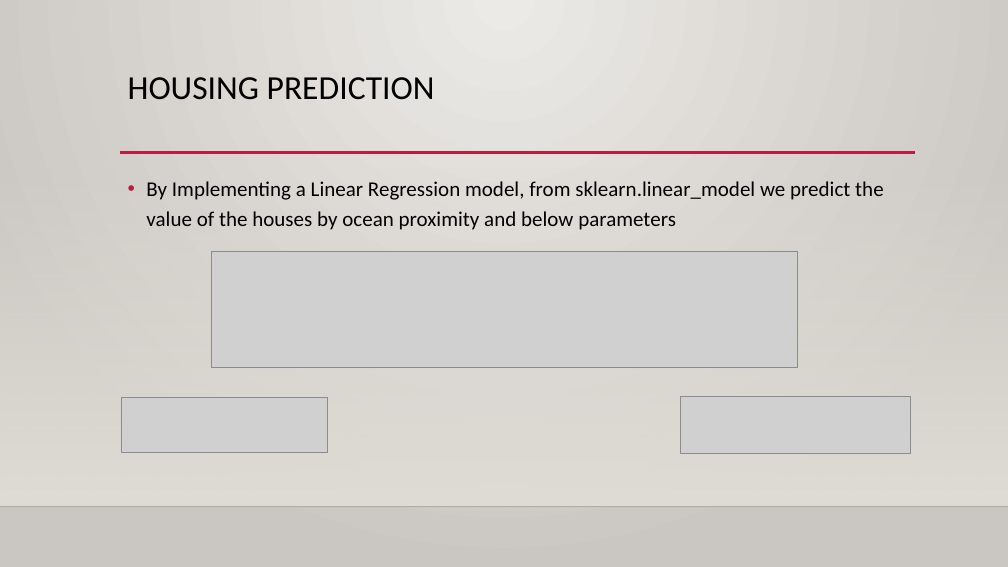
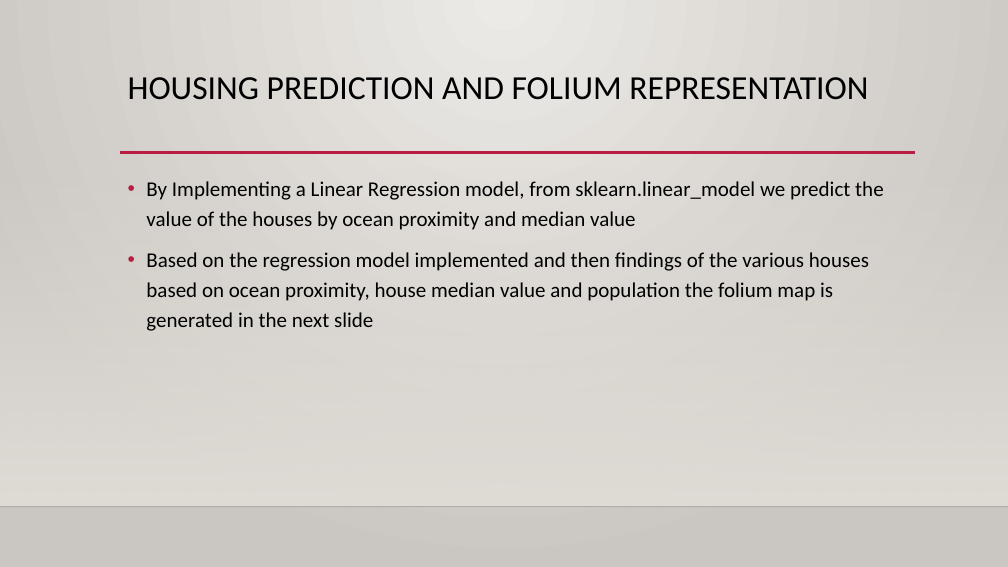
Before and after one commit to rjrnaik/Coursera_Capstone, a slide deck: slide 8 of Coursera_Capstone_Battle_of_the_neighbourhoods/Week2/RN_Final_Presentation.pptx. Drawn at 1008x567 pixels with LibreOffice and Linux fonts; fonts in the diff are those of the drawing; grey boxes stand for pictures; background and template pictures are left out. Boxes give left, top, right and bottom in pixels: in the first picture for what was removed or moved away, otherwise in the second. Text is boxed around its words. In the diff, an @@ line names an element or a change of style, - is before the commit and + after.

Commit message:
Made changed to PPT

```diff
--- a/Coursera_Capstone_Battle_of_the_neighbourhoods/Week2/RN_Final_Presentation.pptx
+++ b/Coursera_Capstone_Battle_of_the_neighbourhoods/Week2/RN_Final_Presentation.pptx
@@ title at [128, 77, 868, 100]: text changed @@
-HOUSING PREDICTION
+HOUSING PREDICTION AND FOLIUM REPRESENTATION
@@ text at [146, 181, 884, 331]: text changed @@
-• By Implementing a Linear Regression model, from sklearn.linear_model we predict the value of the houses by ocean proximity and below parameters
+• By Implementing a Linear Regression model, from sklearn.linear_model we predict the value of the houses by ocean proximity and median value
+• Based on the regression model implemented and then findings of the various houses based on ocean proximity, house median value and population the folium map is generated in the next slide
@@ picture removed at [211, 251, 797, 368] @@
@@ picture removed at [121, 398, 327, 452] @@
@@ picture removed at [681, 396, 911, 453] @@
```
Also in this commit, not shown: 1 other slide changed, 1 slide added, 1 slide removed.
